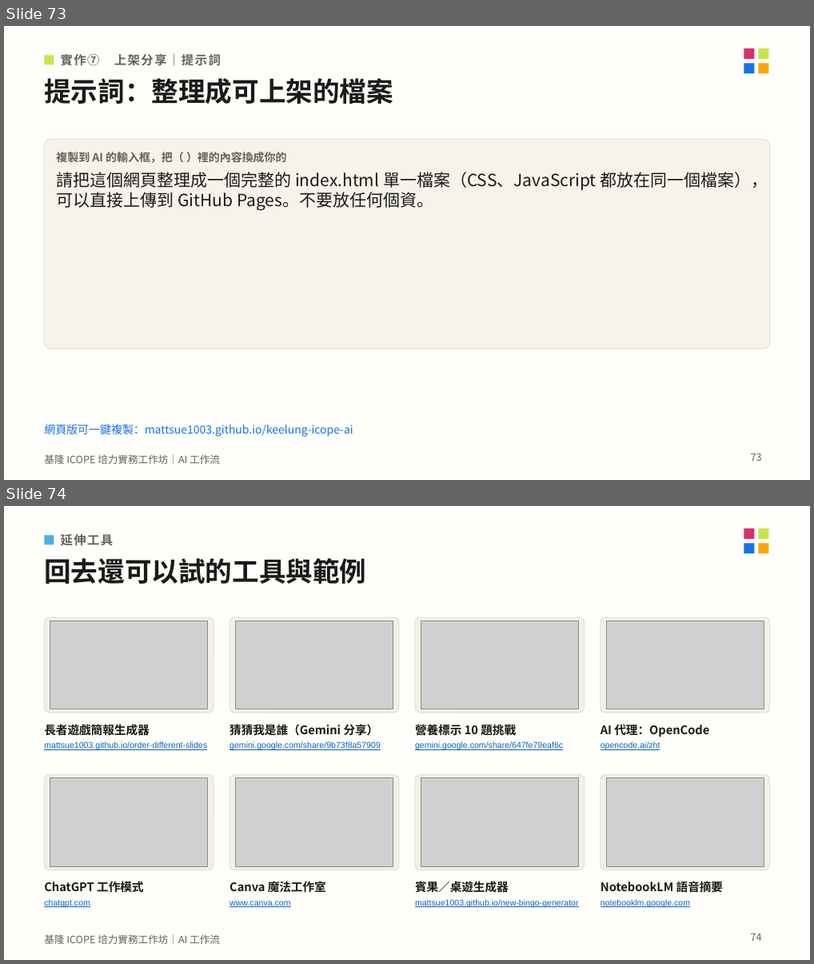
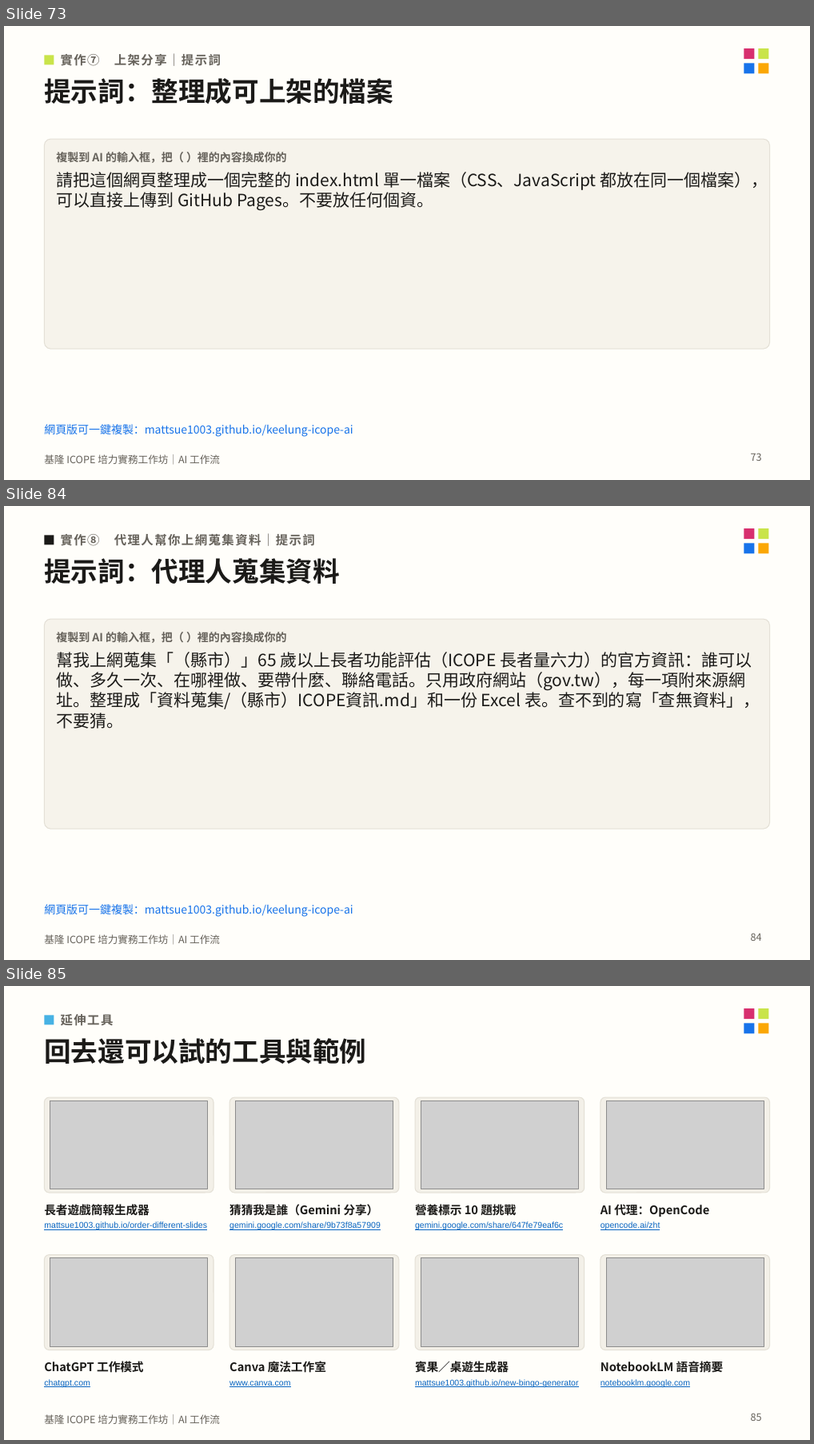
Before and after one commit to mattsue1003/keelung-icope-ai, a slide deck: 基隆ICOPE_AI工作坊_講義.pptx. Shown one above the other, each under a label of ours: slides 73 and 74 before the commit, slides 73, 84 and 85 after it; the slides between them are not shown. The pictures are 814x964 and 814x1444 pixels, drawn with LibreOffice and Linux fonts; fonts in the diff are those of the drawing; grey boxes stand for pictures. Boxes give left, top, right and bottom in pixels: in the first picture for what was removed or moved away, otherwise in the second. Text is boxed around its words. In the diff, an @@ line names an element or a change of style, - is before the commit and + after.

```diff
--- a/基隆ICOPE_AI工作坊_講義.pptx
+++ b/基隆ICOPE_AI工作坊_講義.pptx
@@ slide 84 added at bbox=[4, 506, 810, 960], background #FFFEFA; not listed: 5 template elements that a slide beside it also shows @@
@@ rectangle added at bbox=[44, 535, 54, 544], fill #1B1A18 @@
@@ text added at bbox=[61, 533, 315, 546], 11 pt, text #66625B, bold @@
+實作⑧ 代理人幫你上網蒐集資料｜提示詞
@@ text added at bbox=[44, 558, 340, 584], 24 pt, text #1B1A18, bold @@
+提示詞：代理人蒐集資料
@@ rounded rectangle added at bbox=[44, 619, 770, 828], fill #F6F3EB, outline #E4E0D6 0.75 pt @@
@@ text added at bbox=[56, 632, 287, 643], 10 pt, text #66625B, bold @@
+複製到 AI 的輸入框，把（ ）裡的內容換成你的
@@ text added at bbox=[56, 652, 760, 728], 15 pt, text #1B1A18 @@
+幫我上網蒐集「（縣市）」65 歲以上長者功能評估（ICOPE 長者量六力）的官方資訊：誰可以做、多久一次、在哪裡做、要帶什麼、聯絡電話。只用政府網站（gov.tw），每一項附來源網址。整理成「資料蒐集/（縣市）ICOPE資訊.md」和一份 Excel 表。查不到的寫「查無資料」，不要猜。
@@ text added at bbox=[44, 904, 353, 916], 10 pt, text #1773EA @@
+網頁版可一鍵複製：mattsue1003.github.io/keelung-icope-ai
@@ page number added at bbox=[751, 932, 762, 940], 9 pt, text #66625B @@
+84
@@ what was slide 74 is now slide 85 @@
@@ page number at bbox=[751, 1412, 762, 1420]: text changed @@
-74
+85
```
Also in this commit, not shown: 1 slide changed, 10 other slides added, 27 other files.
